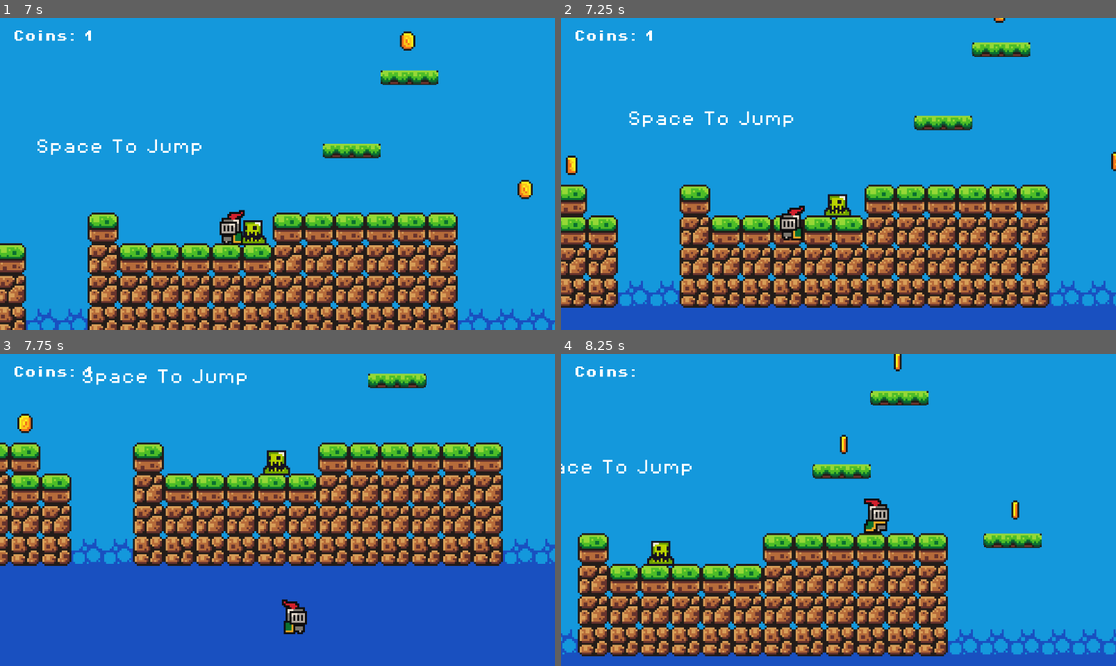
Above: before the commit, frames 1-4 (two rows, left to right).
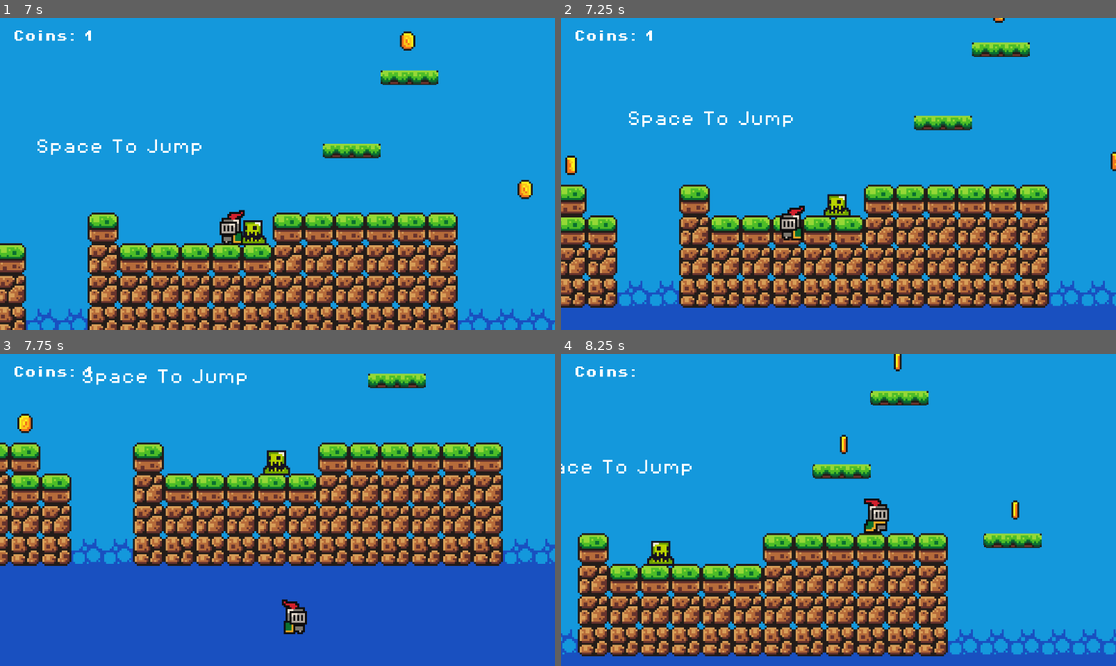
Above: after the commit, the same moments.

Repository: JackRipper01/godot_tutorial-training
Game: Godot game, scene res://scenes/game.tscn
Same seed, same stepped clock (60 frames per second), same inputs: the game is played once before the commit and once after it.
Inputs:
- Up to frame 1 (7 s): hold D (move_right) 0.53-2.03 s; tap Space (jump) at 0.77, 1.52, 3.02, 3.77, 4.52, 6.02, 6.77 s; hold A (move_left) 2.03-2.78 s; hold D (move_right) 2.78-4.28 s; hold A (move_left) 4.28-5.03 s; hold D (move_right) 5.03-5.78 s; hold A (move_left) from 5.78 s (still down)
- Up to frame 2 (7.25 s): keep holding A (move_left)
- Up to frame 3 (7.75 s): release A (move_left) at 7.28 s; hold D (move_right) from 7.28 s (still down); tap Space (jump) at 7.52 s
- Up to frame 4 (8.25 s): keep holding D (move_right)

Frame 1 is identical in both runs. In frame 2, 4.5% of the frame differs, in the area x 0-100%, y 0-93%; in frame 3, less than 0.1%; in frame 4, nothing differs.

Commit message:
Update game.tscn

Diff:
--- a/scenes/game.tscn
+++ b/scenes/game.tscn
@@ -525,6 +525,21 @@
 [sub_resource type="RectangleShape2D" id="RectangleShape2D_4jkjo"]
 size = Vector2(209, 64)
 
+[sub_resource type="RectangleShape2D" id="RectangleShape2D_dtwm3"]
+size = Vector2(190, 15)
+
+[sub_resource type="RectangleShape2D" id="RectangleShape2D_71inq"]
+size = Vector2(144, 16)
+
+[sub_resource type="RectangleShape2D" id="RectangleShape2D_vnsao"]
+size = Vector2(14, 62)
+
+[sub_resource type="RectangleShape2D" id="RectangleShape2D_cc77e"]
+size = Vector2(31, 14)
+
+[sub_resource type="RectangleShape2D" id="RectangleShape2D_8isfy"]
+size = Vector2(16, 47)
+
 [node name="Game" type="Node2D"]
 
 [node name="GameManager" type="Node" parent="."]
@@ -752,3 +767,33 @@
 [node name="CollisionShape2D" type="CollisionShape2D" parent="TerrainColliders/StaticBody2D3"]
 position = Vector2(727.5, 47)
 shape = SubResource("RectangleShape2D_4jkjo")
+
+[node name="StaticBody2D4" type="StaticBody2D" parent="TerrainColliders"]
+
+[node name="CollisionShape2D" type="CollisionShape2D" parent="TerrainColliders/StaticBody2D4"]
+position = Vector2(528, 119.5)
+shape = SubResource("RectangleShape2D_dtwm3")
+
+[node name="StaticBody2D5" type="StaticBody2D" parent="TerrainColliders"]
+
+[node name="CollisionShape2D" type="CollisionShape2D" parent="TerrainColliders/StaticBody2D5"]
+position = Vector2(744, 135)
+shape = SubResource("RectangleShape2D_71inq")
+
+[node name="StaticBody2D6" type="StaticBody2D" parent="TerrainColliders"]
+
+[node name="CollisionShape2D" type="CollisionShape2D" parent="TerrainColliders/StaticBody2D6"]
+position = Vector2(824, 111)
+shape = SubResource("RectangleShape2D_vnsao")
+
+[node name="StaticBody2D7" type="StaticBody2D" parent="TerrainColliders"]
+
+[node name="CollisionShape2D" type="CollisionShape2D" parent="TerrainColliders/StaticBody2D7"]
+position = Vector2(640.5, 103)
+shape = SubResource("RectangleShape2D_cc77e")
+
+[node name="StaticBody2D8" type="StaticBody2D" parent="TerrainColliders"]
+
+[node name="CollisionShape2D" type="CollisionShape2D" parent="TerrainColliders/StaticBody2D8"]
+position = Vector2(664, 119.5)
+shape = SubResource("RectangleShape2D_8isfy")
Not shown: 1 places in scenes/game.tscn that only renumber resources
